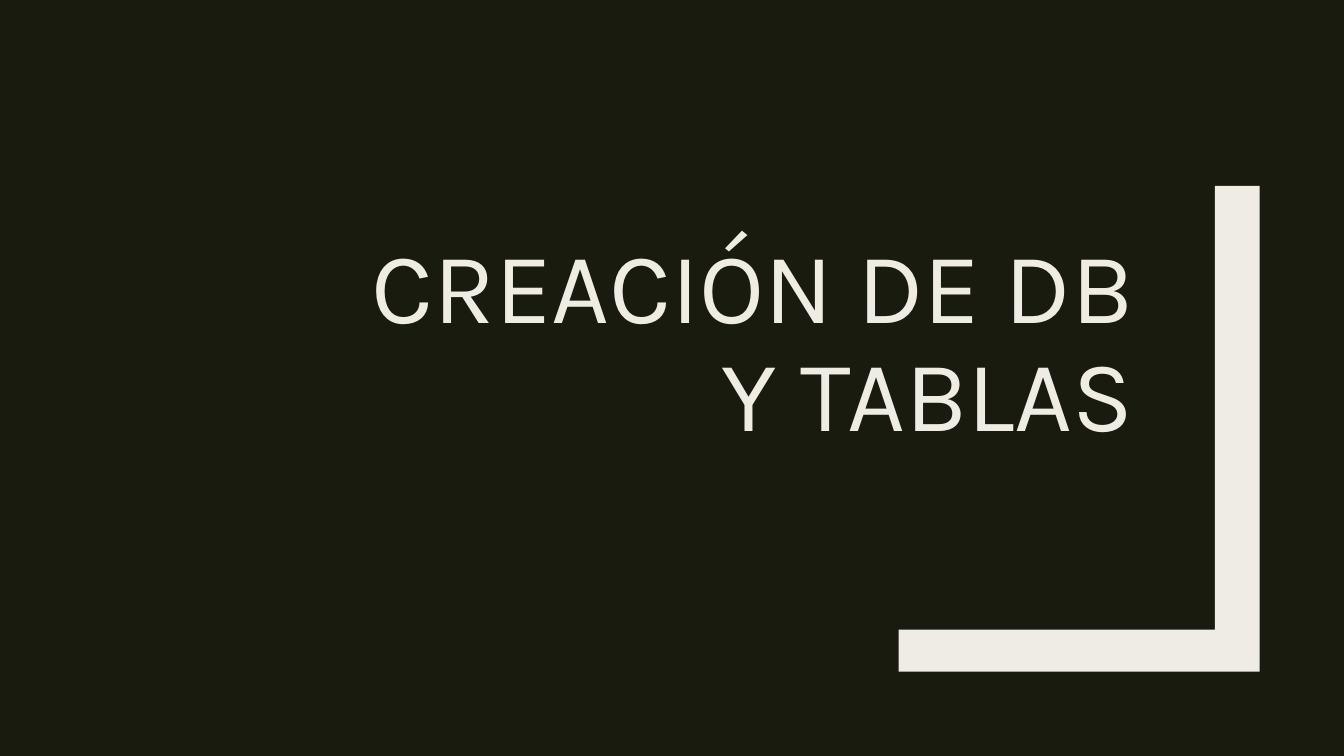
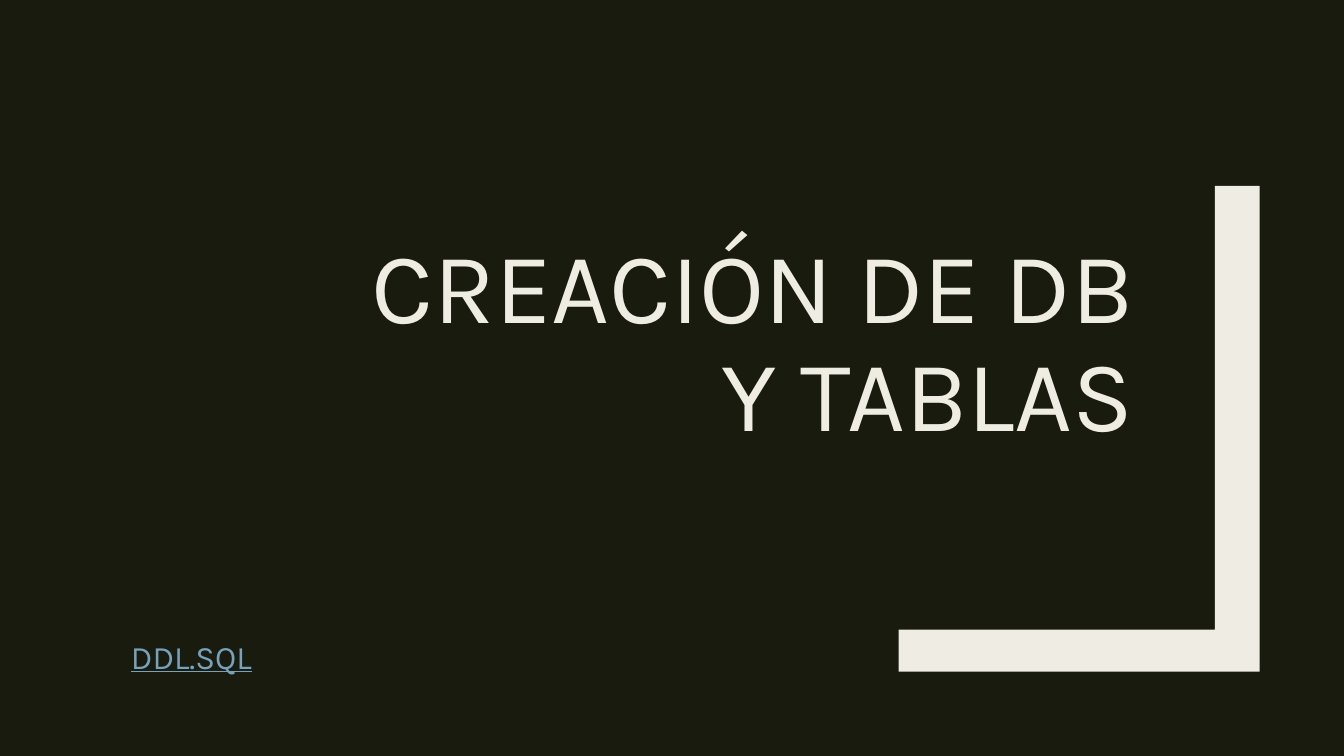
Before and after one commit to Helinks/SI-DLYTime, a slide deck: slide 3 of 3-Trimestre/DLYTimeDB.pptx. Drawn at 1344x756 pixels with LibreOffice and Linux fonts; fonts in the diff are those of the drawing. Boxes give left, top, right and bottom in pixels: in the first picture for what was removed or moved away, otherwise in the second. Text is boxed around its words. In the diff, an @@ line names an element or a change of style, - is before the commit and + after.

```diff
--- a/3-Trimestre/DLYTimeDB.pptx
+++ b/3-Trimestre/DLYTimeDB.pptx
@@ text added at bbox=[131, 648, 252, 675], 23.4 pt, text #77A2BB, underline @@
+DDL.SQL
```
Also in this commit, not shown: 5 other slides changed, 11 slides added, 7 slides removed.
